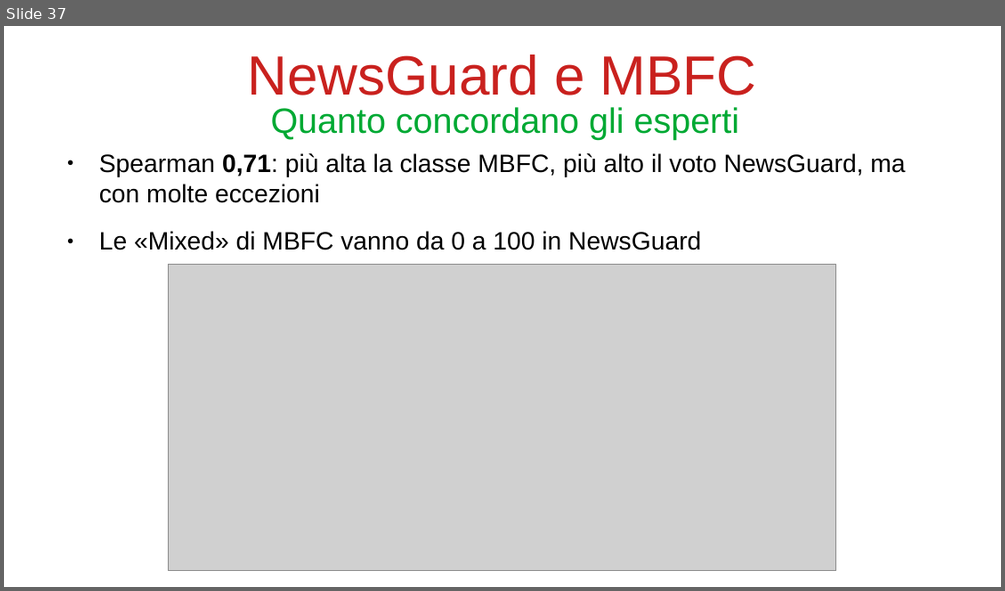
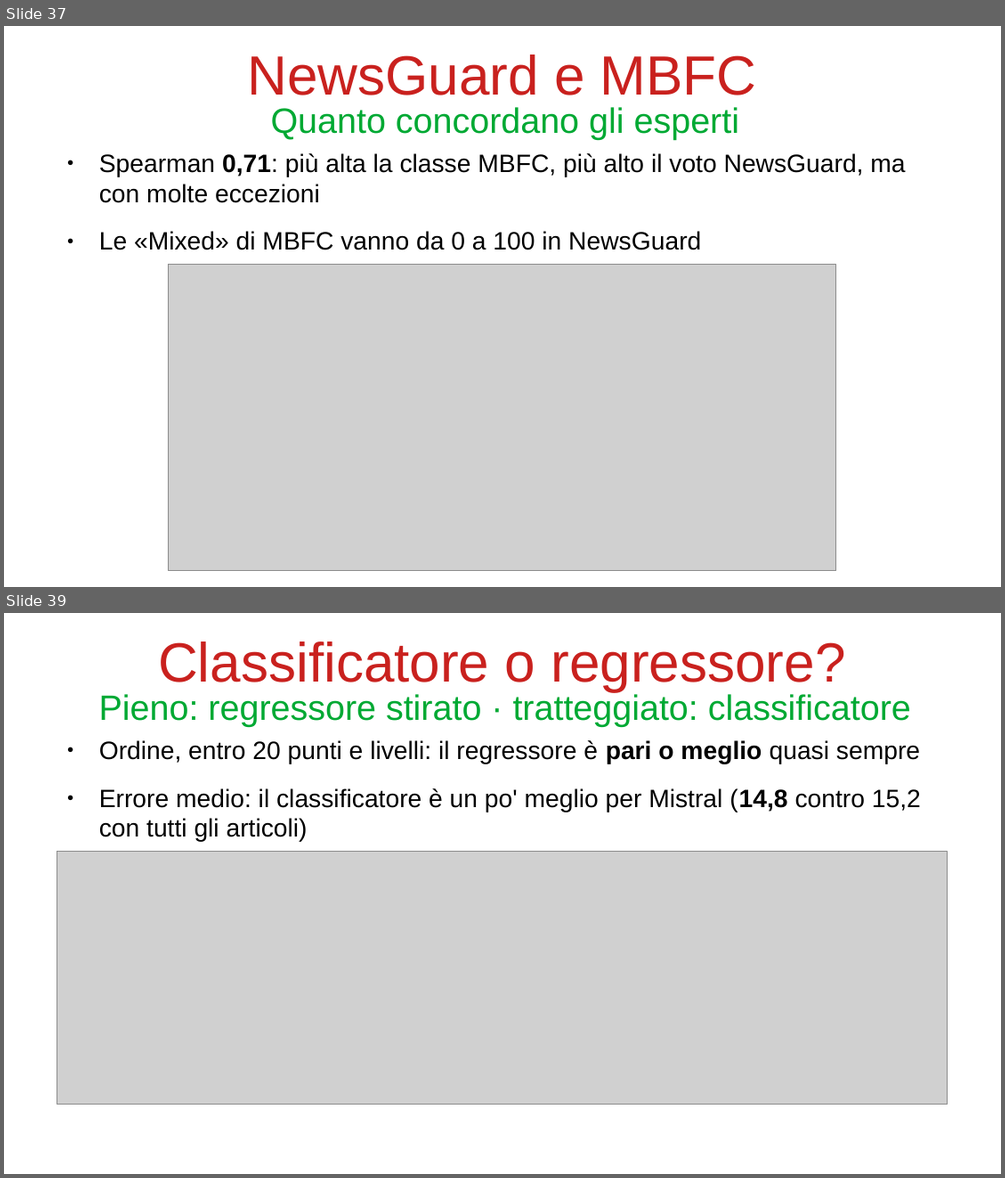
Before and after one commit to bianchi-john/PublisherClassification, a slide deck: Presentazioni/Stato finale/FinalState.odp. Shown one above the other, each under a label of ours: slide 37 before the commit, slides 37 and 39 after it; the slides between them are not shown. The pictures are 1005x591 and 1005x1178 pixels, drawn with LibreOffice and Linux fonts; fonts in the diff are those of the drawing; grey boxes stand for pictures. Boxes give left, top, right and bottom in pixels: in the first picture for what was removed or moved away, otherwise in the second. Text is boxed around its words. In the diff, an @@ line names an element or a change of style, - is before the commit and + after.

```diff
--- a/Presentazioni/Stato finale/FinalState.odp
+++ b/Presentazioni/Stato finale/FinalState.odp
@@ slide 39 added at [4, 613, 1001, 1174], background #FFFFFF @@
@@ title added at [158, 641, 845, 691], 44 pt, text #C9211E @@
+Classificatore o regressore?
@@ title added at [99, 692, 911, 727], 28 pt, text #00A933 @@
+Pieno: regressore stirato · tratteggiato: classificatore
@@ text added at [99, 740, 921, 842], 20 pt, text #000000 @@
+● Ordine, entro 20 punti e livelli: il regressore è pari o meglio quasi sempre
+● Errore medio: il classificatore è un po' meglio per Mistral (14,8 contro 15,2 con tutti gli articoli)
@@ picture added at [57, 852, 947, 1105] @@
```
Also in this commit, not shown: 2 slides changed, 1 slide removed, 6 other files.
